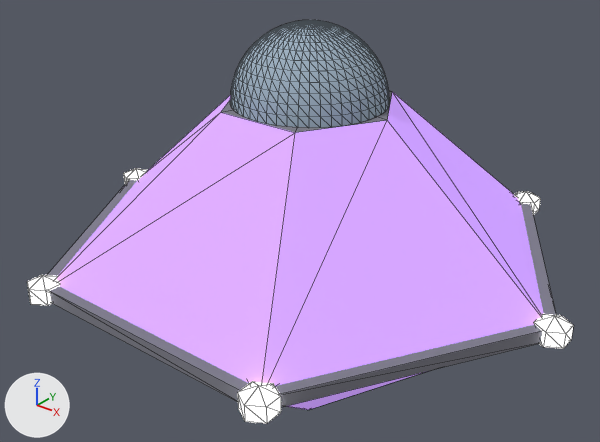
Two versions of the glTF model models/diamond.glb, one commit apart.
One viewpoint serves both versions: a camera (50 mm lens) standing at (3.74, -4.79, 3.14) and looking at (-0.09, 0.0, 0.17). The axes (+X, +Y, +Z) are drawn at lower left. The lights are the same throughout. The picture after the commit comes second. Mesh edges are drawn as thin lines. Where no turn or scale is listed for an object, it has been applied to the vertices.

In view in the first picture: 'diamond', 'dome.008'.
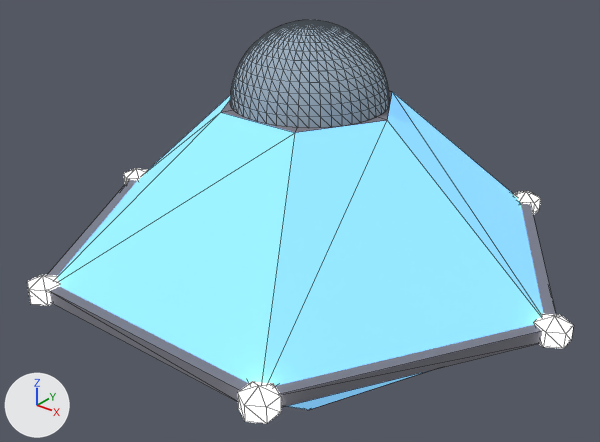
Pixel boxes [x1, y1, x2, y2] of what changed, in the pictures (600 x 442 px):
'diamond', recoloured (purple to blue)
    both: [54, 91, 546, 410]

The change in detail:
Material 'crystal' (mat_crystal) changes colour from purple #bc90ed to blue #81cbff; in linear values from (0.5, 0.28, 0.85) to (0.22, 0.6, 1.0).
In material 'crystal' (mat_crystal), emission_color goes from (0.275, 0.154, 0.468) (purple #8f6db6) to (0.121, 0.33, 0.55) (blue #629bc4).
